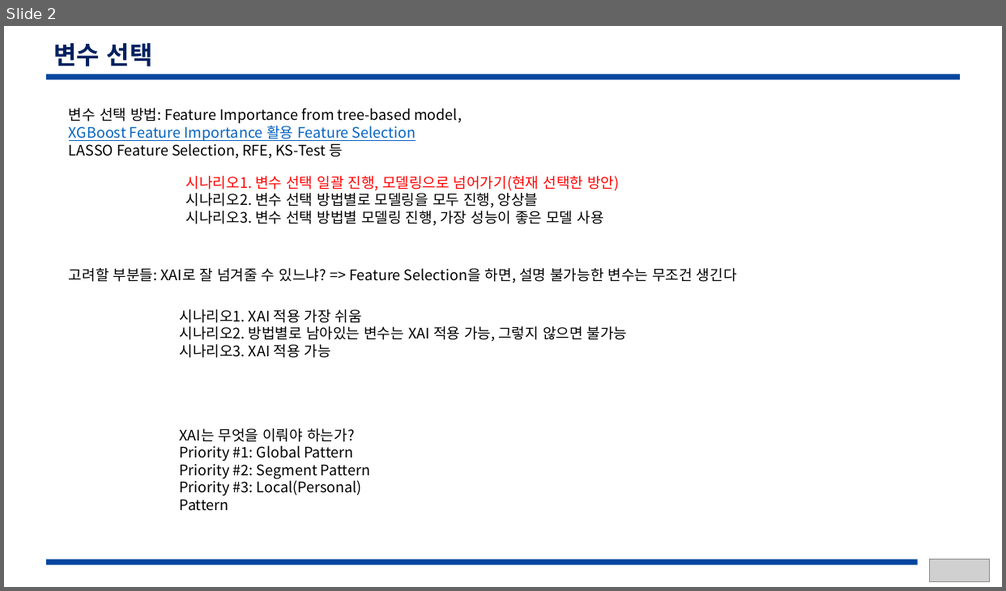
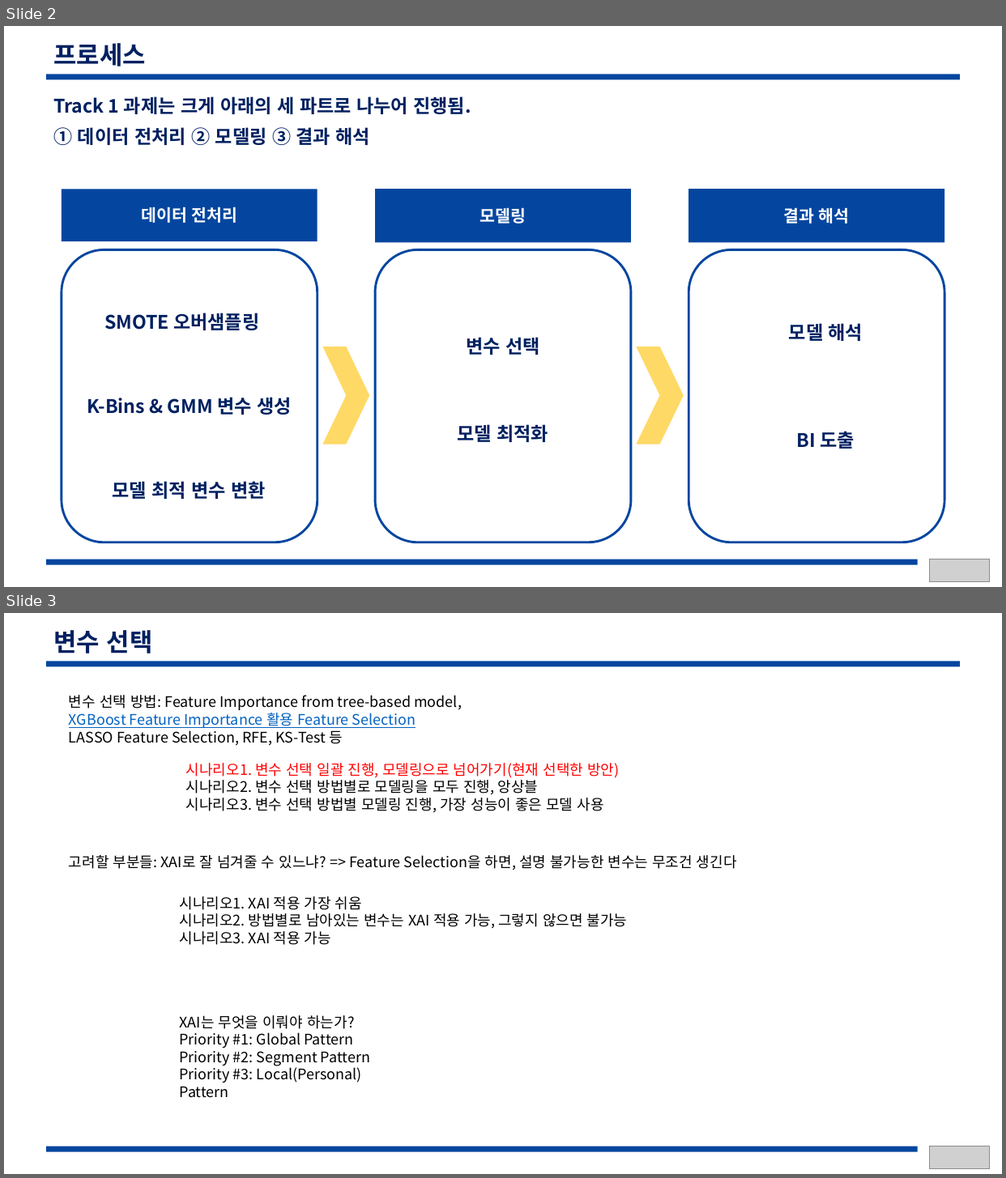
Before and after one commit to ilovemyminutes/SamsungCard2020, a slide deck: ppt/20200919_blueprint.pptx. Shown one above the other, each under a label of ours: slide 2 before the commit, slides 2 and 3 after it. The pictures are 1006x591 and 1006x1178 pixels, drawn with LibreOffice and Linux fonts; fonts in the diff are those of the drawing; grey boxes stand for pictures. Boxes give left, top, right and bottom in pixels: in the first picture for what was removed or moved away, otherwise in the second. Text is boxed around its words. In the diff, an @@ line names an element or a change of style, - is before the commit and + after.

```diff
--- a/ppt/20200919_blueprint.pptx
+++ b/ppt/20200919_blueprint.pptx
@@ slide 2 added at [4,26,1002,587], background #FFFFFF @@
@@ title added at [53,43,145,66], 24 pt, text #002060, bold @@
+프로세스
@@ rectangle added at [46,74,959,80], fill #04469F @@
@@ text added at [53,96,471,145], 18 pt, text #002060, bold @@
+Track 1 과제는 크게 아래의 세 파트로 나누어 진행됨.
+① 데이터 전처리 ② 모델링 ③ 결과 해석
@@ rectangle added at [62,189,317,241], fill #04469F, 16 pt, text #FFFFFF, bold @@
+데이터 전처리
@@ rectangle added at [375,189,632,243], fill #04469F, 16 pt, text #FFFFFF, bold @@
+모델링
@@ rectangle added at [689,189,945,243], fill #04469F, 16 pt, text #FFFFFF, bold @@
+결과 해석
@@ rounded rectangle added at [62,250,317,543], outline #04469F 2.25 pt @@
@@ rounded rectangle added at [375,250,632,543], outline #04469F 2.25 pt @@
@@ rounded rectangle added at [689,250,945,543], outline #04469F 2.25 pt @@
@@ text added at [104,313,259,331], 18 pt, text #002060, bold @@
+SMOTE 오버샘플링
@@ text added at [466,337,540,355], 18 pt, text #002060, bold @@
+변수 선택
@@ text added at [789,323,863,341], 18 pt, text #002060, bold @@
+모델 해석
@@ chevron added at [323,347,370,446], fill #FFD966 @@
@@ chevron added at [637,347,684,446], fill #FFD966 @@
@@ text added at [87,397,292,415], 18 pt, text #002060, bold @@
+K-Bins & GMM 변수 생성
@@ text added at [457,425,548,442], 18 pt, text #002060, bold @@
+모델 최적화
@@ text added at [797,431,855,449], 18 pt, text #002060, bold @@
+BI 도출
@@ text added at [113,481,266,499], 18 pt, text #002060, bold @@
+모델 최적 변수 변환
@@ rectangle added at [46,560,918,565], fill #04469F @@
@@ picture added at [930,560,990,583] @@
@@ what was slide 2 is now slide 3 @@
```
Also in this commit, not shown: 4 slides changed, 1 other slide added.
